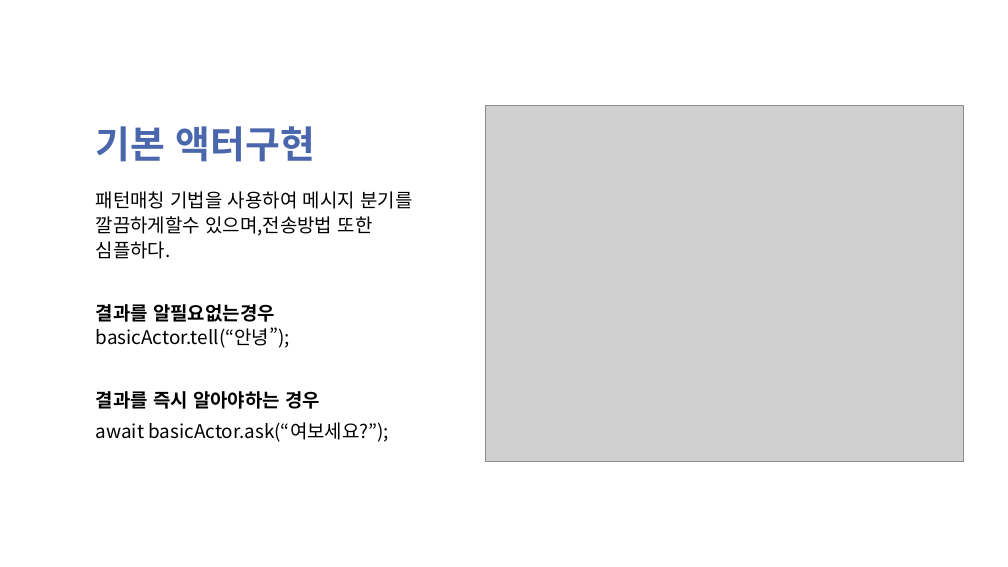
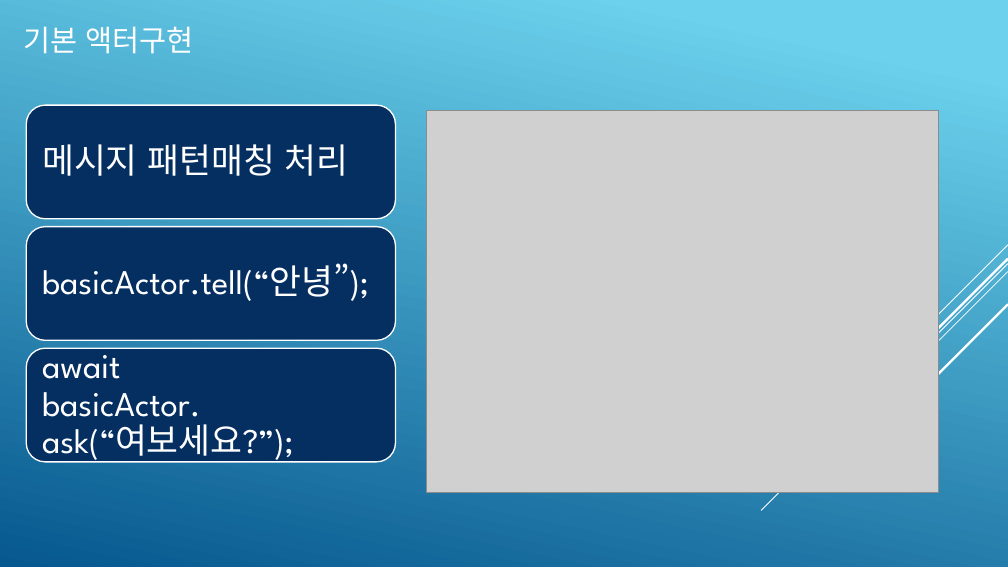
Before and after one commit to psmon/AkkaForNetCore, a slide deck: slide 10 of Doc/AKKA Introduce.pptx. Drawn at 1008x567 pixels with LibreOffice and Linux fonts; fonts in the diff are those of the drawing; grey boxes stand for pictures; background and template pictures are left out. Boxes give left, top, right and bottom in pixels: in the first picture for what was removed or moved away, otherwise in the second. Text is boxed around its words. In the diff, an @@ line names an element or a change of style, - is before the commit and + after.

```diff
--- a/Doc/AKKA Introduce.pptx
+++ b/Doc/AKKA Introduce.pptx
@@ background picture (left out) to gradient #6ED2EB to #06588E @@
@@ title "기본 액터구현": place and size @@
-title "기본 액터구현" at [96,126,315,162]
+title "기본 액터구현" at [23,26,193,54]
@@ title "기본 액터구현" at [23,26,193,54]: size 36 to 28 pt, font Noto Sans CJK KR to League Spartan, text colour #4A66AC to #FFFFFF, bold off @@
@@ picture: place and size @@
-picture at [485,105,963,461]
+picture at [426,111,938,493]
@@ text removed at [96,191,412,442] @@
-패턴매칭 기법을 사용하여 메시지 분기를 깔끔하게할수 있으며,전송방법 또한 심플하다.
-결과를 알필요없는경우
-basicActor.tell(“안녕”);
-결과를 즉시 알아야하는 경우
-await basicActor.ask(“여보세요?”);
@@ group added at [761,245,1008,510]: 5 lines @@
@@ group added at [26,105,395,465]: 3 rounded rectangles, 3 texts @@
+메시지 패턴매칭 처리
+basicActor.tell(“안녕”);
+await basicActor.ask(“여보세요?”);
```
Also in this commit, not shown: 21 other slides changed.
